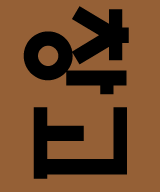
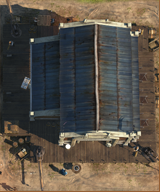
Layered file, before and after one edit (w=160, h=192). Changes by layer:
added layer "레이어 3" above "창고" over [0, 0, 159, 191]
